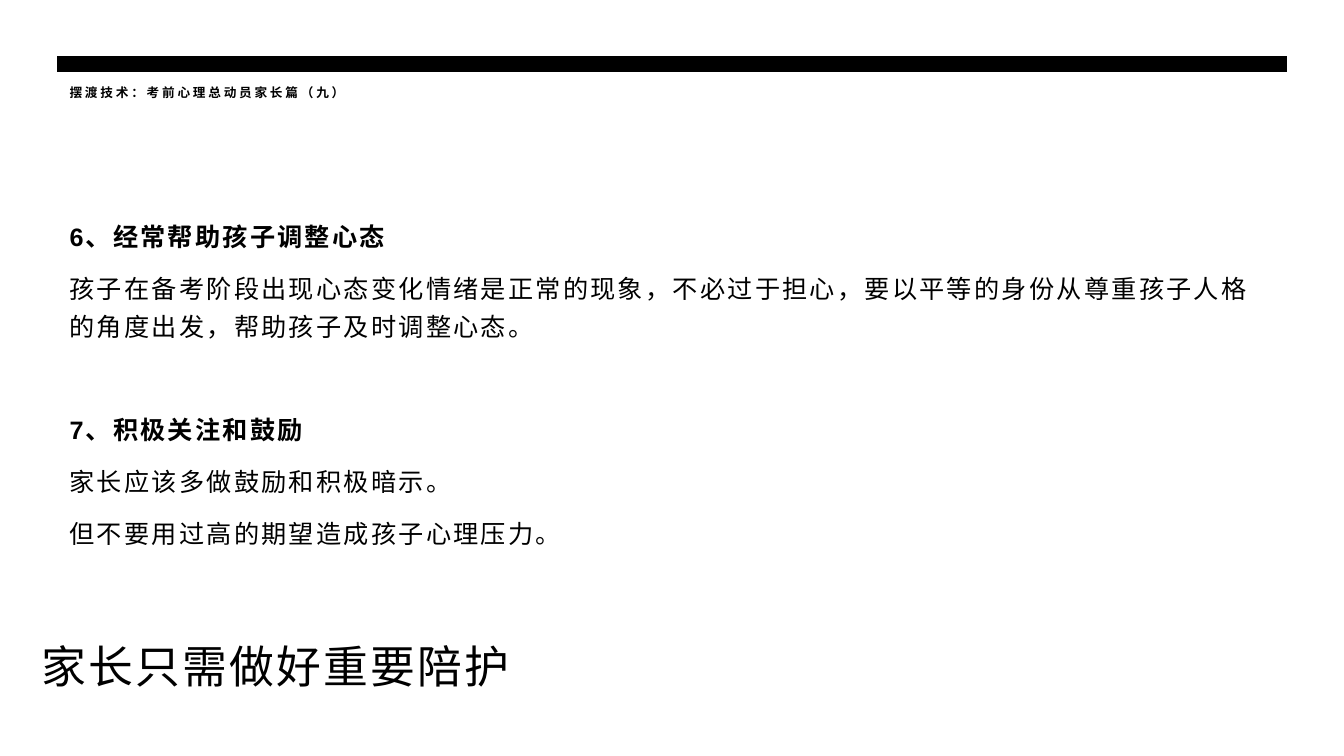
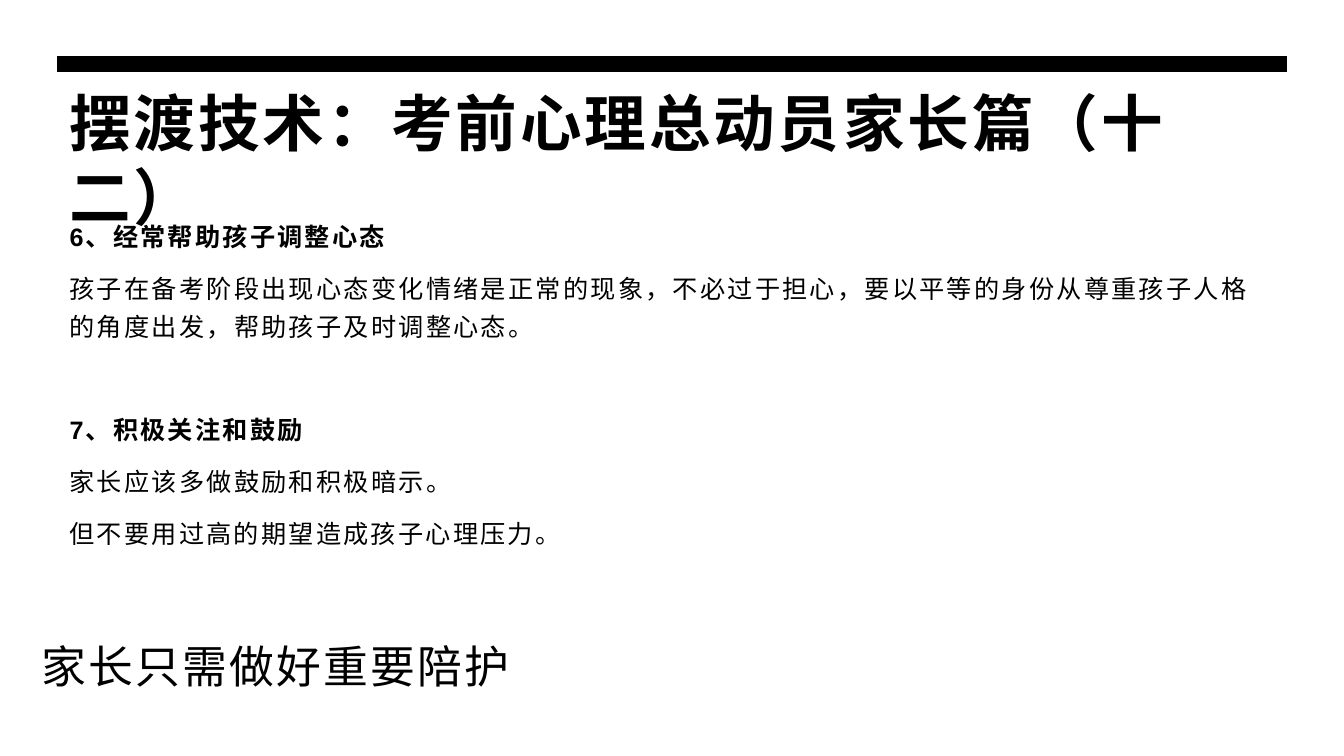
Before and after one commit to panxibei/writing, a slide deck: slide 13 of 44_心理学/30_浥尘伙伴社团原创：中高考音乐减压心理训练/PPT制作素材/浥尘伙伴社团原创：中高考音乐减压心理训练.pptx. Drawn at 1344x756 pixels with LibreOffice and Linux fonts; fonts in the diff are those of the drawing. Boxes give left, top, right and bottom in pixels: in the first picture for what was removed or moved away, otherwise in the second. Text is boxed around its words. In the diff, an @@ line names an element or a change of style, - is before the commit and + after.

```diff
--- a/44_心理学/30_浥尘伙伴社团原创：中高考音乐减压心理训练/PPT制作素材/浥尘伙伴社团原创：中高考音乐减压心理训练.pptx
+++ b/44_心理学/30_浥尘伙伴社团原创：中高考音乐减压心理训练/PPT制作素材/浥尘伙伴社团原创：中高考音乐减压心理训练.pptx
@@ title at bbox=[70, 93, 1163, 152]: text changed; size 9 to 44 pt @@
-摆渡技术：考前心理总动员家长篇（九）
+摆渡技术：考前心理总动员家长篇（十二）
```
Also in this commit, not shown: 32 other slides changed.
